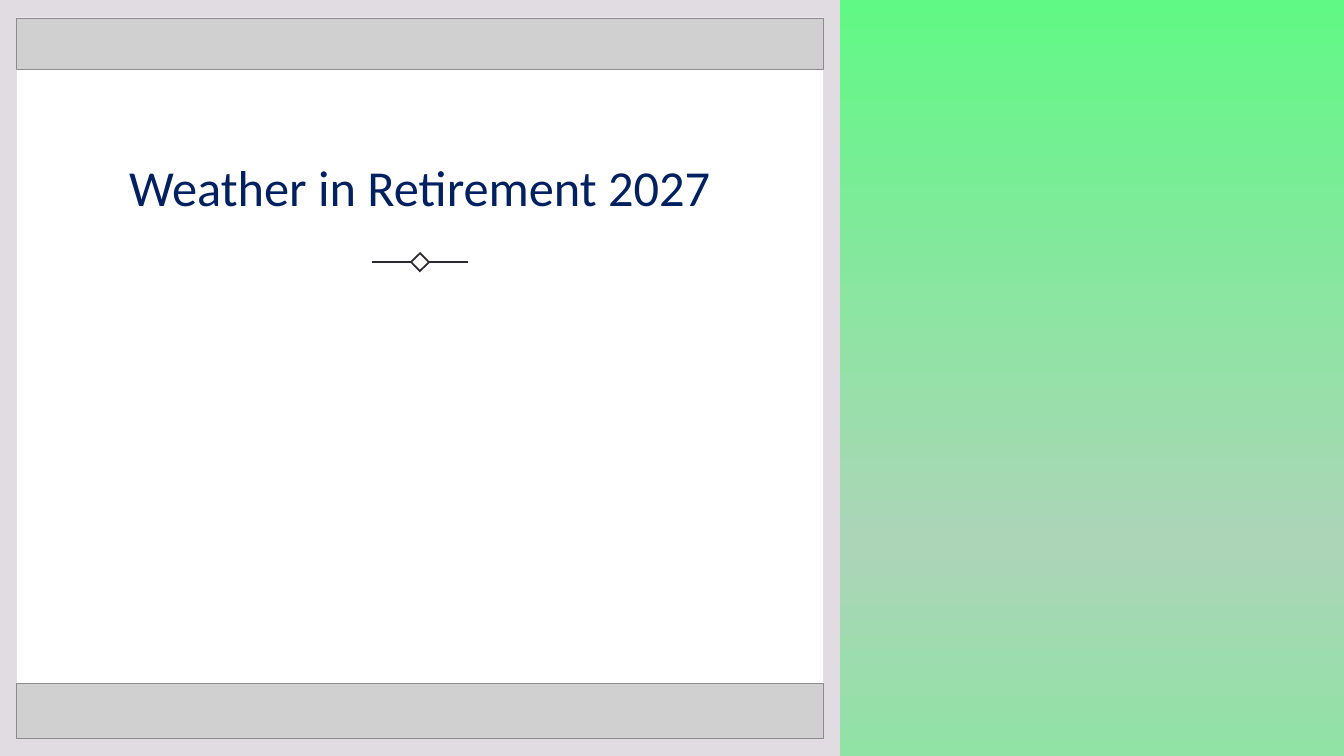
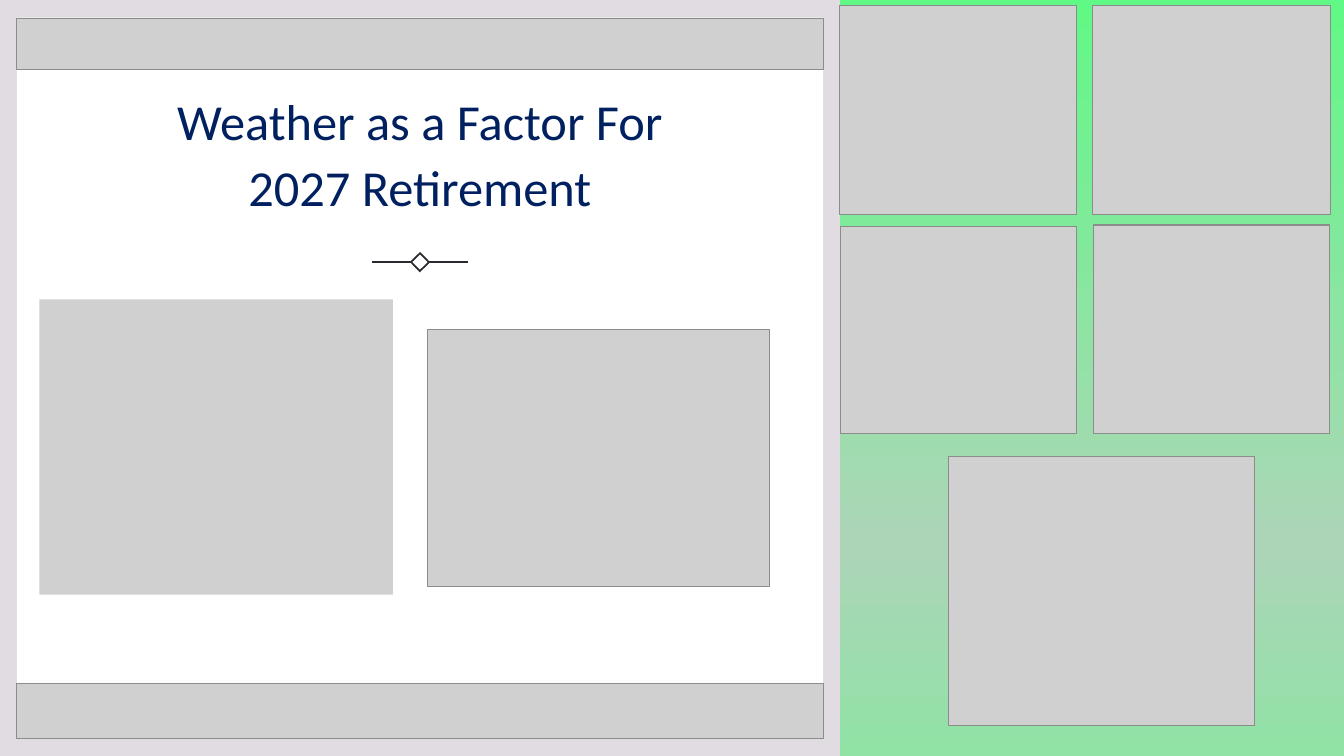
Before and after one commit to tvaughn905/Project-1, a slide deck: slide 12 of HappinessRetirementConundrum.pptx. Drawn at 1344x756 pixels with LibreOffice and Linux fonts; fonts in the diff are those of the drawing; grey boxes stand for pictures. Boxes give left, top, right and bottom in pixels: in the first picture for what was removed or moved away, otherwise in the second. Text is boxed around its words. In the diff, an @@ line names an element or a change of style, - is before the commit and + after.

Commit message:
Updating presentation and weatherapp

```diff
--- a/HappinessRetirementConundrum.pptx
+++ b/HappinessRetirementConundrum.pptx
@@ picture added at (x1=840, y1=6, x2=1077, y2=215) @@
@@ picture added at (x1=1093, y1=6, x2=1331, y2=215) @@
@@ title at (x1=177, y1=105, x2=663, y2=207): text changed @@
-Weather in Retirement 2027
+Weather as a Factor For 2027 Retirement
@@ picture added at (x1=841, y1=227, x2=1077, y2=435) @@
@@ picture added at (x1=1094, y1=225, x2=1330, y2=434) @@
@@ picture added at (x1=39, y1=299, x2=393, y2=595) @@
@@ picture added at (x1=427, y1=330, x2=769, y2=587) @@
@@ picture added at (x1=949, y1=457, x2=1255, y2=726) @@
```
Also in this commit, not shown: 2 other slides changed, 8 other files.
